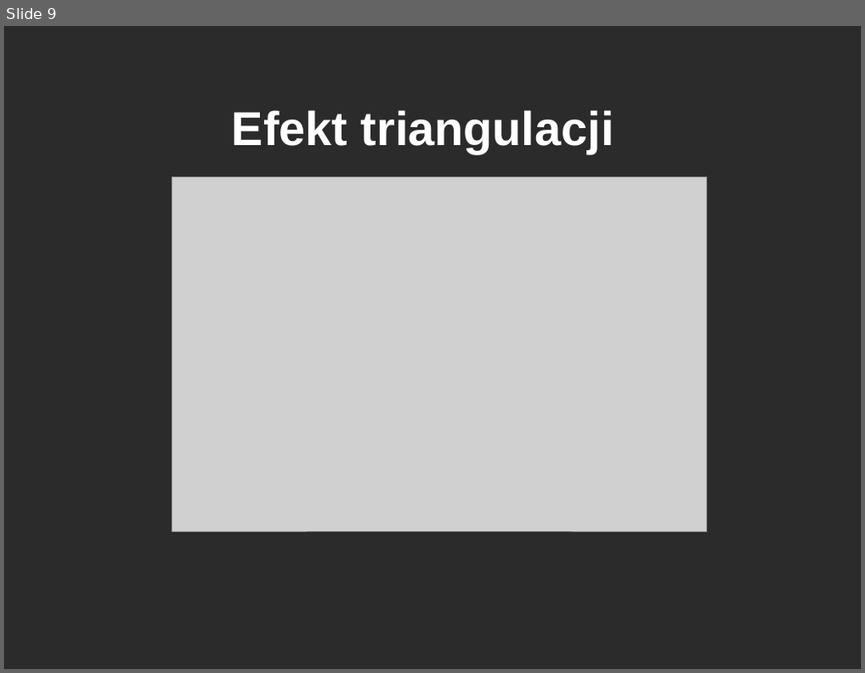
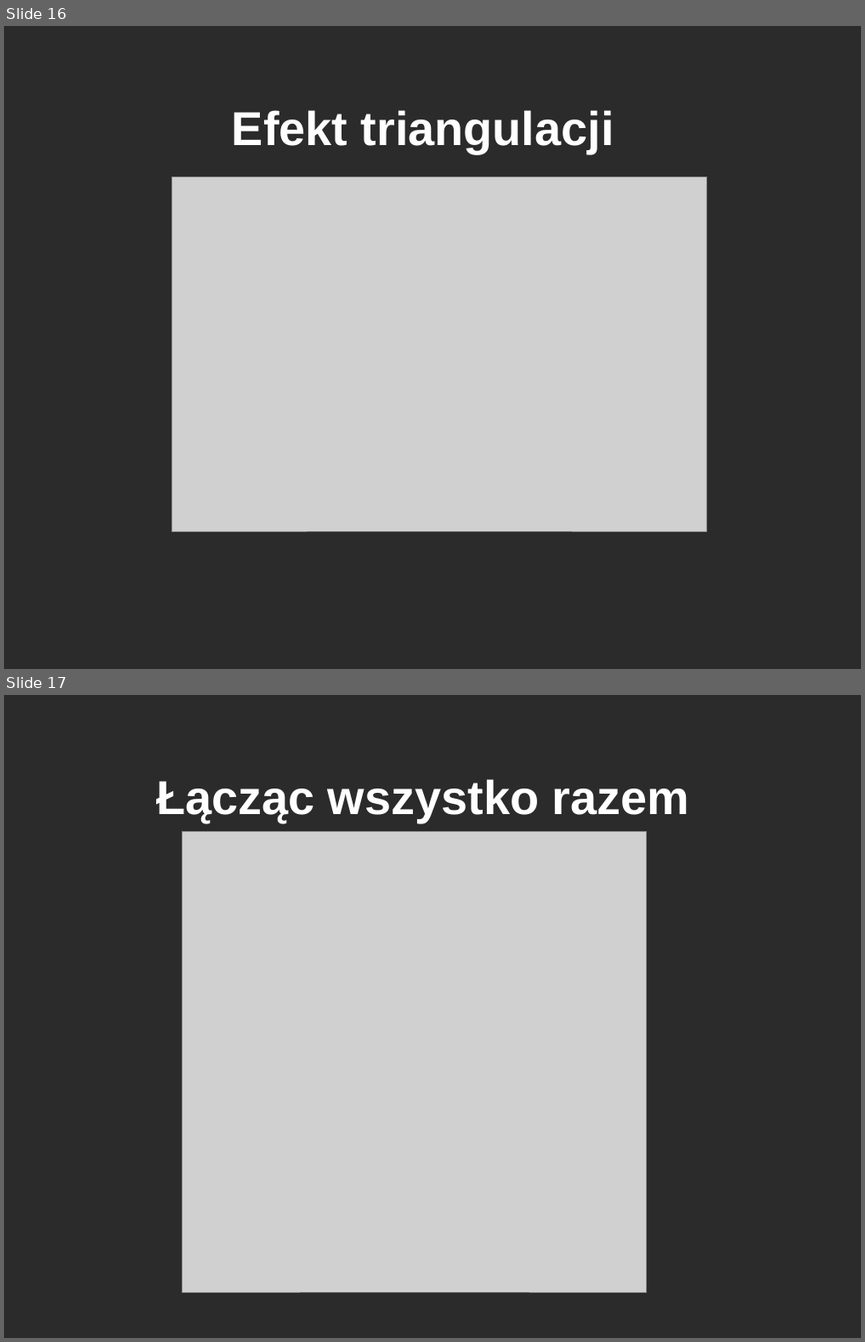
Before and after one commit to mpasko/geometry, a slide deck: presentation.odp. Shown one above the other, each under a label of ours: slide 9 before the commit, slides 16 and 17 after it. The pictures are 865x673 and 865x1342 pixels, drawn with LibreOffice and Linux fonts; fonts in the diff are those of the drawing; grey boxes stand for pictures; background and template pictures are left out; a plain dark background stands for a picture behind light text. Boxes give left, top, right and bottom in pixels: in the first picture for what was removed or moved away, otherwise in the second. Text is boxed around its words. In the diff, an @@ line names an element or a change of style, - is before the commit and + after.

```diff
--- a/presentation.odp
+++ b/presentation.odp
@@ slide 17 added at [4,695,861,1338], background picture (left out) @@
@@ title added at [156,779,689,823], 44 pt, text #FFFFFF, bold @@
+Łącząc wszystko razem
@@ picture added at [182,831,647,1292] @@
@@ what was slide 9 is now slide 16 @@
```
Also in this commit, not shown: 3 slides changed, 10 other slides added, 6 other files.
